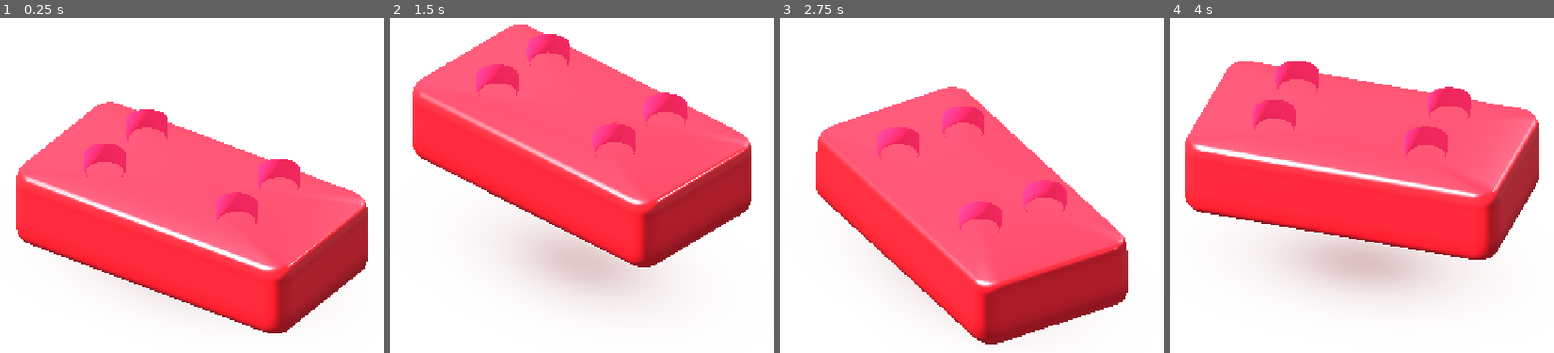
Above: before the commit, frames 1-4 (left to right).
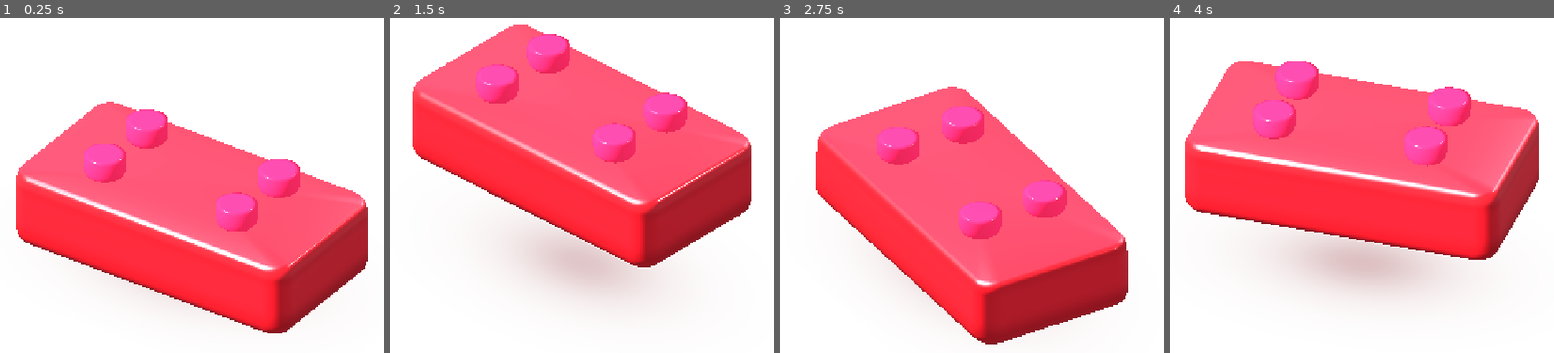
Above: after the commit, the same moments.

Repository: dbrckk/Jelly-bricks
Game: Godot game, scene res://prototypes/single_brick/interactive.tscn
The game is run twice, just before and just after one commit, with the same random seed, the same clock (stepped at 60 frames per second) and the same inputs. This scene is started directly instead of the project's main scene.
Inputs (mouse positions are in pixels of both pictures, inside the frame that each line leads up to):
- Up to frame 1 (0.25 s): no input
- Up to frame 2 (1.5 s): move the mouse to (674, 168) at 0.52 s; click (674, 168) at 0.67 s; drag from (497, 245) to (outside the picture) at 1.27 s
- Up to frame 3 (2.75 s): move the mouse to (1014, 41) at 2.02 s; click (1014, 41) at 2.17 s
- Up to frame 4 (4 s): drag from (outside the picture) to (1235, 95) at 2.77 s; move the mouse to (1488, 319) at 3.52 s; click (1488, 319) at 3.67 s

The runs differ from the first frame. In frame 1, 4.0% of the frame differs, in the area x 21-78%, y 27-64%; in frame 2, 3.9%; in frame 3, 3.7%; in frame 4, 4.1%, in the area x 21-78%, y 12-45%.

Commit message:
fix(prototype): correct molded stud cap winding so pegs no longer appear hollow

Diff:
--- a/native-godot/prototypes/single_brick/scene.gd
+++ b/native-godot/prototypes/single_brick/scene.gd
@@ -97,7 +97,15 @@
     return _corrected_studio_mesh(2)
 
 func _corrected_studio_mesh(length: int) -> ArrayMesh:
-    var original: ArrayMesh = GEL.build_studio(length, 0)
+    return _corrected_mesh_winding(GEL.build_studio(length, 0))
+
+func _corrected_stud_mesh() -> ArrayMesh:
+    # The studio stud has the same winding convention as the old shell.
+    # Without reversing it too, back-face culling hides the circular cap
+    # and makes each protruding peg look like an empty molded socket.
+    return _corrected_mesh_winding(GEL.build_studio_stud())
+
+func _corrected_mesh_winding(original: ArrayMesh) -> ArrayMesh:
     var arrays: Array = original.surface_get_arrays(0)
     var indices: PackedInt32Array = arrays[Mesh.ARRAY_INDEX]
     for t in range(0, indices.size(), 3):
@@ -142,7 +150,7 @@
 
     var multi := MultiMesh.new()
     multi.transform_format = MultiMesh.TRANSFORM_3D
-    multi.mesh = GEL.build_studio_stud()
+    multi.mesh = _corrected_stud_mesh()
     multi.instance_count = 4
     for i in range(2):
         for lane in range(2):
